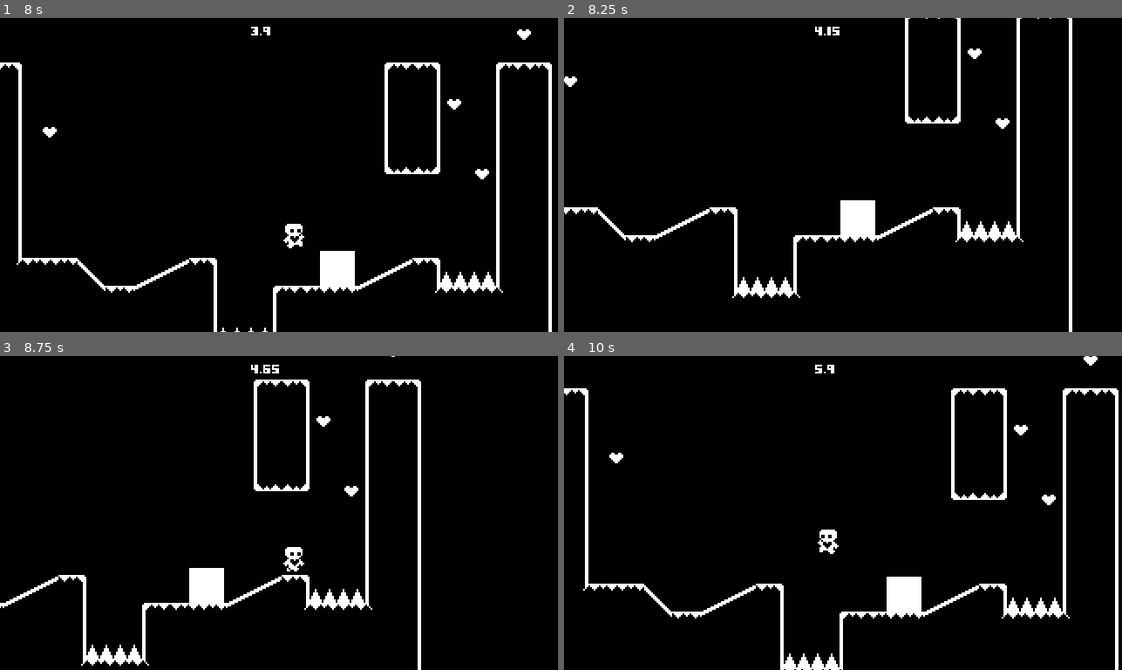
Above: before the commit, frames 1-4 (two rows, left to right).
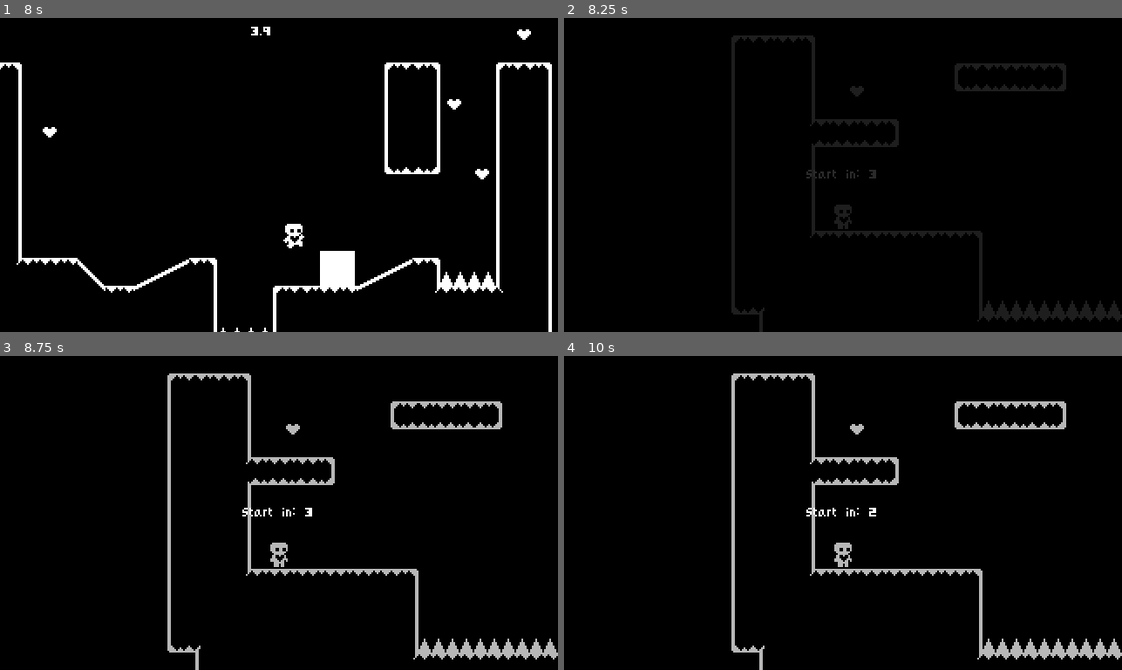
Above: after the commit, the same moments.

Repository: Lesosa12/Metroidvania
Game: Godot game, scene res://Scenes/start_menu.tscn
Two runs of this game, one before a commit and one after it. Both use one fixed random seed, a clock stepped at 60 frames per second and the inputs below.
Inputs:
- Up to frame 1 (8 s): click "Start Game" at 0.5 s; hold Right (move_right) 1.28-2.78 s; tap Up (jump) at 1.52, 2.27, 3.77, 4.52, 5.27, 6.77, 7.52 s; tap Enter at 2, 3.5 s; tap Space at 2.75 s; hold Left (move_left) 2.78-5.03 s; hold Right (move_right) from 5.03 s (still down)
- Up to frame 2 (8.25 s): keep holding Right (move_right)
- Up to frame 3 (8.75 s): keep holding Right (move_right); tap Up (jump) at 8.27 s
- Up to frame 4 (10 s): release Right (move_right) at 8.78 s; hold Left (move_left) from 8.78 s (still down); tap Up (jump) at 9.77 s

Frame 1 is identical in both runs. In frame 2, 8.0% of the frame differs, in the area x 0-100%, y 0-100%; in frame 3, 8.4%; in frame 4, 9.1%.
Error before the commit: Invalid call. Nonexistent function 'instance' in base 'PackedScene'. (res://Scripts/door.gd:22)

Commit message:
reversed unique door spawn to restart

Diff:
--- a/Heart-Platformer-Godot-4-main/Scripts/door.gd
+++ b/Heart-Platformer-Godot-4-main/Scripts/door.gd
@@ -15,17 +15,4 @@
 
 func change_scene():
 	var nextSceneInstance = load(nextScene)
-	if nextSceneInstance == null:
-		print("Error loading scene:", nextScene)
-		return
-
-	var nextSceneNode = nextSceneInstance.instance()
-	if nextSceneNode == null:
-		print("Error instancing scene:", nextScene)
-		return
-
-	# Set the spawn point for the player in the next scene
-	nextSceneNode.set_spawn_point(doorName, global_position)
-
-	# Change the scene
-	get_tree().change_scene_to_packed(nextSceneNode)
+	get_tree().change_scene_to_packed(nextSceneInstance)
